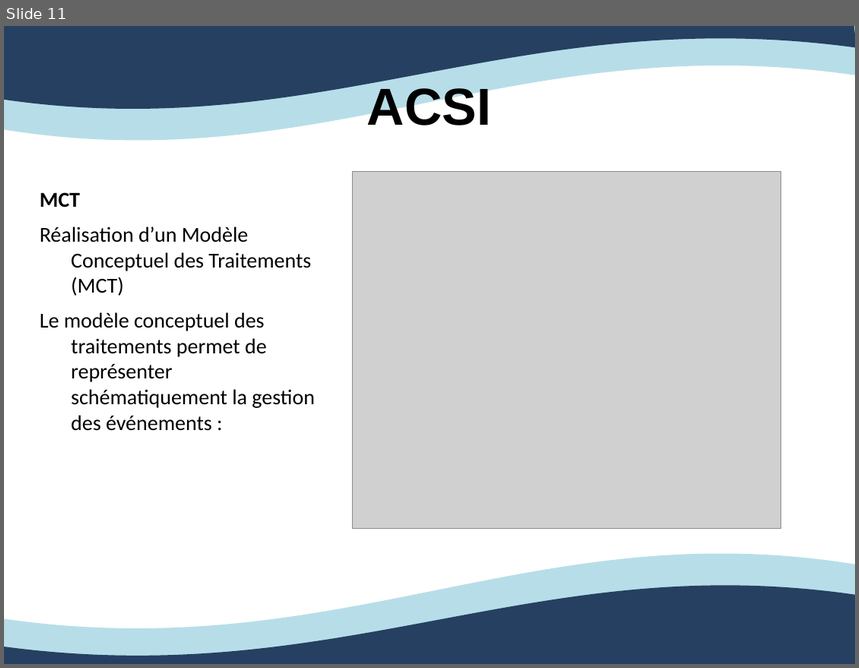
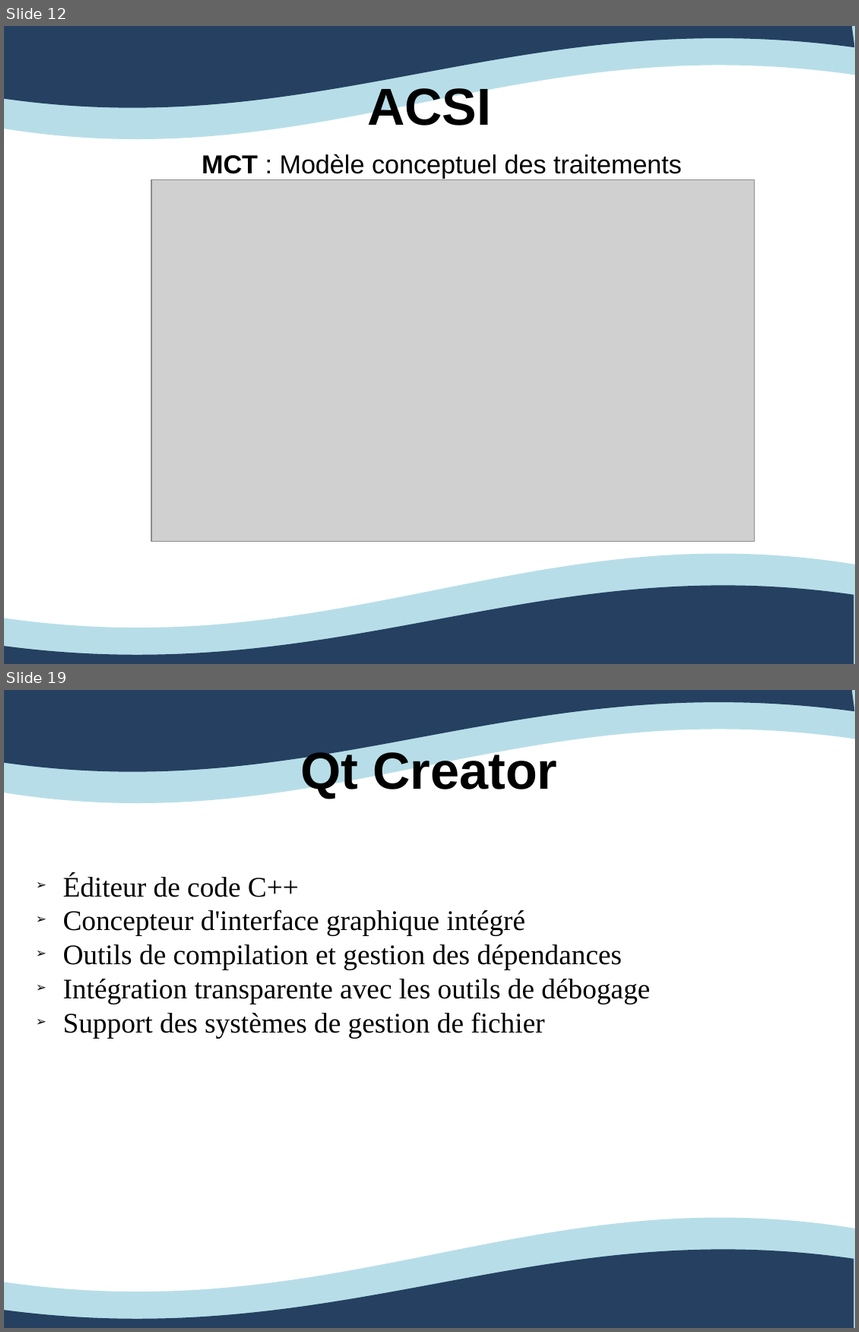
Before and after one commit to Ovan33/Immobilier, a slide deck: docs/Rapport/ProjetTuteureExpression.ppt. Shown one above the other, each under a label of ours: slide 11 before the commit, slides 12 and 19 after it; the slides between them are not shown. The pictures are 859x668 and 859x1332 pixels, drawn with LibreOffice and Linux fonts; fonts in the diff are those of the drawing; grey boxes stand for pictures. Boxes give left, top, right and bottom in pixels: in the first picture for what was removed or moved away, otherwise in the second. Text is boxed around its words. In the diff, an @@ line names an element or a change of style, - is before the commit and + after.

```diff
--- a/docs/Rapport/ProjetTuteureExpression.ppt
+++ b/docs/Rapport/ProjetTuteureExpression.ppt
@@ slide 19 added at <box>4,690,855,1328</box>, background #FFFFFF; not listed: 4 template elements that a slide beside it also shows @@
@@ title added at <box>300,748,557,799</box>, 44 pt, text #000000, bold @@
+Qt Creator
@@ text added at <box>63,875,650,1038</box>, 24 pt, text #000000 @@
+➢ Éditeur de code C++
+➢ Concepteur d'interface graphique intégré
+➢ Outils de compilation et gestion des dépendances
+➢ Intégration transparente avec les outils de débogage
+➢ Support des systèmes de gestion de fichier
@@ what was slide 11 is now slide 12 @@
@@ slide 12 changed as well @@
@@ text added at <box>202,154,682,178</box>, 22 pt, text #000000 @@
+MCT : Modèle conceptuel des traitements
@@ picture: place and size @@
-picture at <box>352,172,781,529</box>
+picture at <box>151,180,755,542</box>
@@ text removed at <box>40,192,315,431</box> @@
-MCT
-Réalisation d’un Modèle Conceptuel des Traitements (MCT)
-Le modèle conceptuel des traitements permet de représenter schématiquement la gestion des événements :
@@ outline redrawn in 4 elements at <box>4,553,855,664</box>, <box>4,26,854,109</box>, <box>4,26,855,139</box>, <box>4,585,854,664</box> @@
```
Also in this commit, not shown: 4 other slides changed, 20 other slides added, 19 slides removed.
